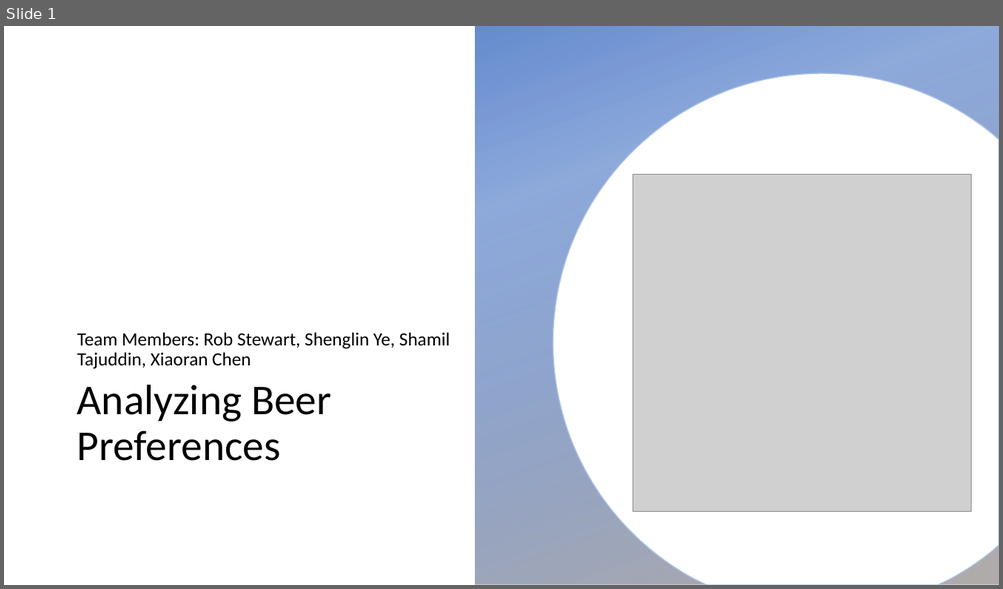
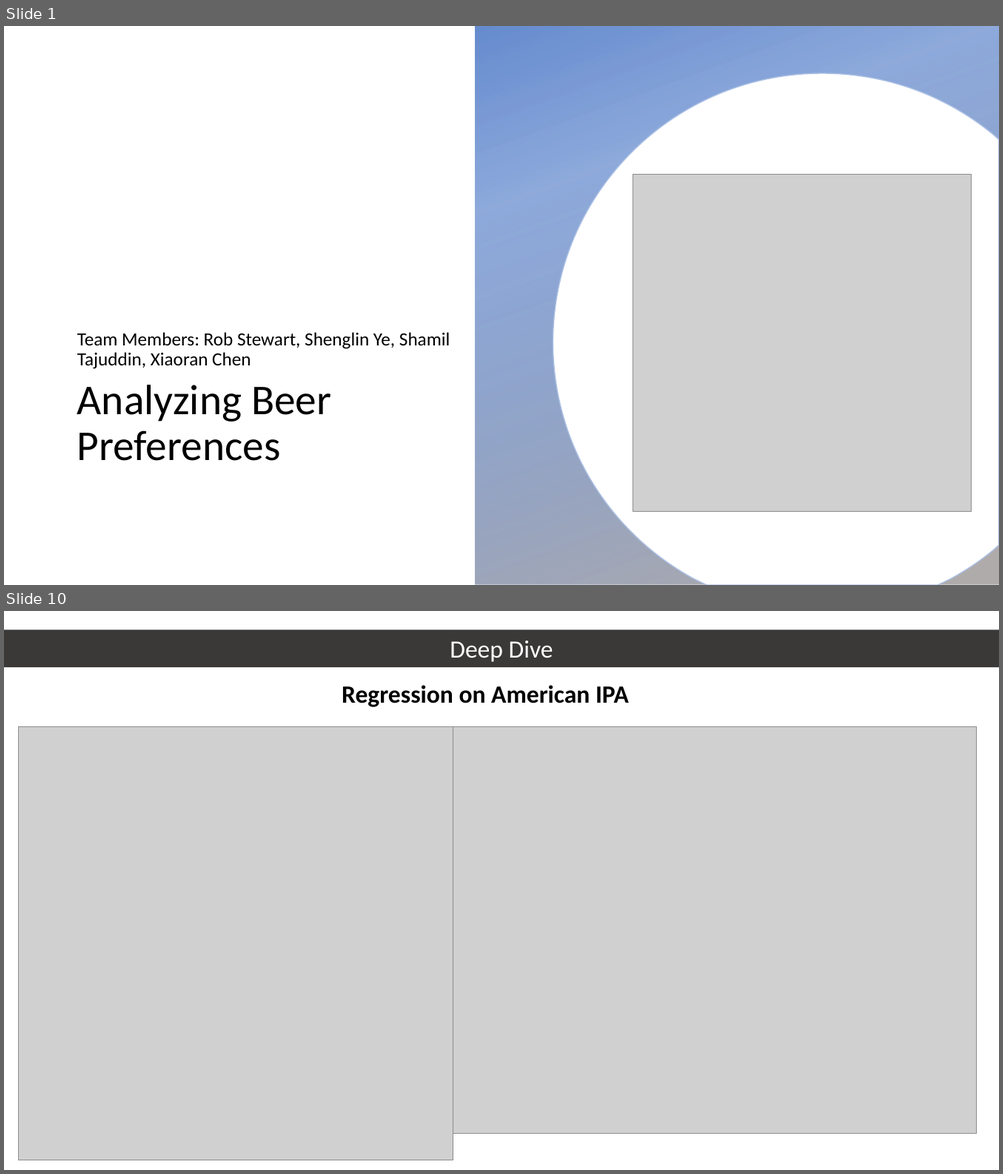
Before and after one commit to RobStewartJr/Project1, a slide deck: Where to Git beer.pptx. Shown one above the other, each under a label of ours: slide 1 before the commit, slides 1 and 10 after it; the slides between them are not shown. The pictures are 1003x589 and 1003x1174 pixels, drawn with LibreOffice and Linux fonts; fonts in the diff are those of the drawing; grey boxes stand for pictures; background and template pictures are left out. Boxes give left, top, right and bottom in pixels: in the first picture for what was removed or moved away, otherwise in the second. Text is boxed around its words. In the diff, an @@ line names an element or a change of style, - is before the commit and + after.

```diff
--- a/Where to Git beer.pptx
+++ b/Where to Git beer.pptx
@@ slide 10 added at (x1=4, y1=611, x2=999, y2=1170), background #FFFFFF @@
@@ rectangle added at (x1=4, y1=629, x2=999, y2=667), fill #3B3838, 24 pt, text #FFFFFF @@
+Deep Dive
@@ text added at (x1=341, y1=685, x2=629, y2=707), 24 pt, text #000000, bold @@
+Regression on American IPA
@@ picture added at (x1=18, y1=726, x2=453, y2=1161) @@
@@ picture added at (x1=453, y1=726, x2=976, y2=1134) @@
```
Also in this commit, not shown: 1 slide changed, 8 other slides added, 6 slides removed, 2 other files.
